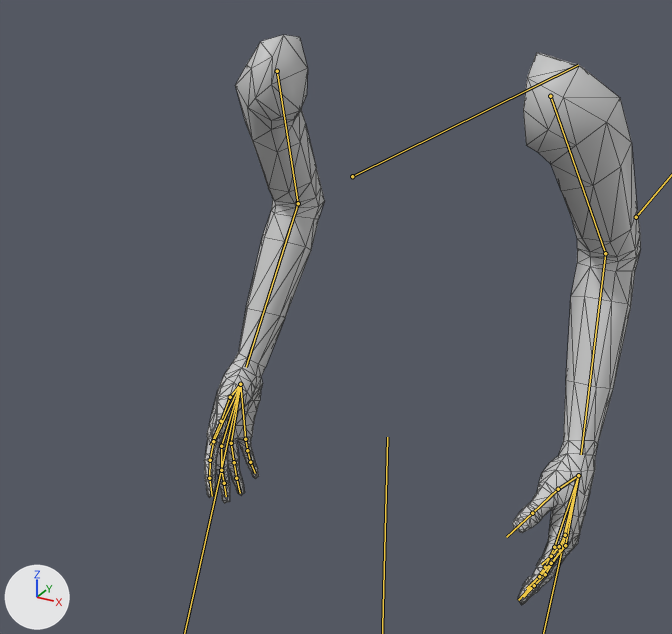
The glTF model assets/models/arms.glb: old version first, new version second.
The view is the same before and after, from a 50 mm camera at (0.452, -0.963, 1.638) aimed at (-0.013, -0.117, 1.215). Lighting does not change. The marker at lower left points along +X, +Y and +Z. The bones that bend it are drawn over the model as lines. Mesh edges are drawn as thin lines.
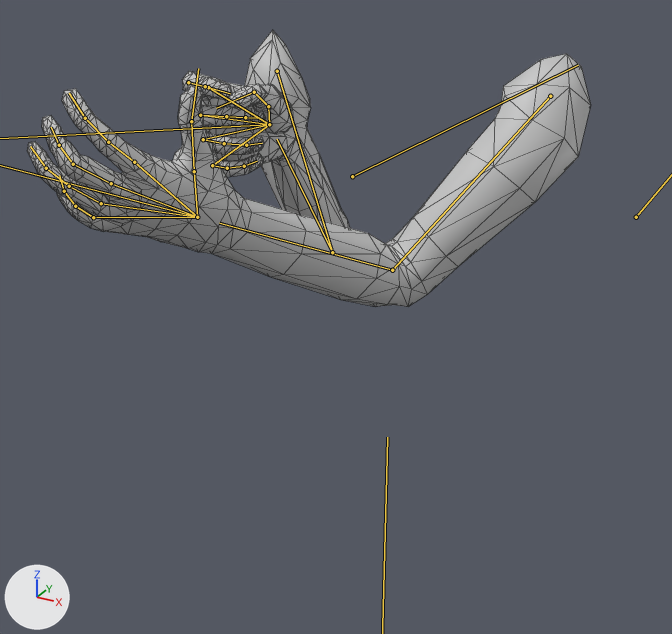
The newer file adds an action. The first version stands in its rest pose; the second is drawn at frame 5 of the action 'equip_shotgun'.

Boxes [x1, y1, x2, y2] around the edits, measured in the pictures (672 x 634 px):
'mesh.001', posed (29% wider, 51% shorter): before [204, 35, 641, 605]; after [27, 30, 591, 307]
bone 'upper_arm.L', root to tip: before (550, 96) to (605, 253); after (550, 96) to (392, 270)
bone 'lower_arm.L', root to tip: before (605, 253) to (581, 454); after (392, 270) to (219, 223)
bone 'upper_arm.R', root to tip: before (277, 71) to (298, 203); after (277, 71) to (332, 252)
bone 'lower_arm.R', root to tip: before (298, 203) to (246, 367); after (332, 252) to (277, 139)
bone 'thumb_01.L', root to tip: before (578, 475) to (558, 489); after (197, 217) to (194, 171)
bone 'thumb_02.L', root to tip: before (558, 489) to (532, 513); after (194, 171) to (191, 121)
bone 'index_03.L', root to tip: before (545, 567) to (532, 584); after (108, 142) to (85, 118)
bone 'index_04.L', root to tip: before (532, 584) to (518, 600); after (85, 118) to (69, 93)
bone 'middle_03.L', root to tip: before (545, 574) to (534, 585); after (73, 164) to (59, 145)
bone 'ring_04.L', root to tip: before (539, 576) to (526, 588); after (46, 168) to (30, 146)
bone 'pinky_02.L', root to tip: before (565, 535) to (559, 546); after (93, 217) to (75, 206)
bone 'pinky_04.L', root to tip: before (551, 556) to (541, 564); after (64, 191) to (59, 175)
bone 'thumb_01.R', root to tip: before (240, 384) to (230, 397); after (269, 124) to (268, 106)
bone 'thumb_03.R', root to tip: before (221, 421) to (210, 445); after (254, 92) to (216, 108)
bone 'index_03.R', root to tip: before (210, 460) to (209, 478); after (188, 82) to (205, 86)
bone 'index_04.R', root to tip: before (209, 478) to (212, 496); after (205, 86) to (230, 93)
bone 'middle_02.R', root to tip: before (221, 446) to (221, 470); after (200, 115) to (226, 116)
bone 'middle_03.R', root to tip: before (221, 470) to (224, 483); after (226, 116) to (245, 117)
bone 'middle_04.R', root to tip: before (224, 483) to (226, 496); after (245, 117) to (257, 118)
bone 'ring_02.R', root to tip: before (231, 443) to (234, 462); after (203, 139) to (224, 143)
bone 'ring_03.R', root to tip: before (234, 462) to (236, 478); after (224, 143) to (246, 145)
bone 'ring_04.R', root to tip: before (236, 478) to (240, 493); after (246, 145) to (262, 143)
bone 'pinky_02.R', root to tip: before (245, 439) to (247, 450); after (212, 165) to (227, 168)
bone 'pinky_03.R', root to tip: before (247, 450) to (250, 462); after (227, 168) to (244, 166)
bone 'pinky_04.R', root to tip: before (250, 462) to (255, 473); after (244, 166) to (257, 161)

The change in detail:
Bone 'upper_arm.L' (bone_upper_arm_l) turns from (0, 0, 0) to (-71, 28, 7) degrees about its own x, y and z.
Bone 'lower_arm.L' (bone_lower_arm_l) turns from (0, 0, 0) to (-3, 0, -17) degrees about its own x, y and z.
Bone 'upper_arm.R' (bone_upper_arm_r) turns from (0, 0, 0) to (-26, -28, -9) degrees about its own x, y and z.
Bone 'lower_arm.R' (bone_lower_arm_r) turns from (0, 0, 0) to (-10, 10, 85) degrees about its own x, y and z.
Bone 'hand.L' (bone_hand_l) moves from (0.0, 0.0, 0.0) to (-0.255, -0.181, -0.502).
Bone 'hand.L' (bone_hand_l) turns from (0, 0, 0) to (-74, 12, 47) degrees about its own x, y and z.
Bone 'thumb_01.L' (bone_thumb_01_l) turns from (0, 0, 0) to (-5, 0, -6) degrees about its own x, y and z.
Bone 'thumb_02.L' (bone_thumb_02_l) turns from (0, 0, 0) to (18, 0, 0) degrees about its own x, y and z.
Bone 'index_03.L' (bone_index_03_l) turns from (0, 0, 0) to (-6, 0, 0) degrees about its own x, y and z.
Bone 'index_04.L' (bone_index_04_l) turns from (0, 0, 0) to (-23, 0, 0) degrees about its own x, y and z.
Bone 'middle_03.L' (bone_middle_03_l) turns from (0, 0, 0) to (-35, 0, 0) degrees about its own x, y and z.
Bone 'ring_04.L' (bone_ring_04_l) turns from (0, 0, 0) to (-18, 0, 0) degrees about its own x, y and z.
Bone 'pinky_02.L' (bone_pinky_02_l) turns from (0, 0, 0) to (-25, 0, 0) degrees about its own x, y and z.
Bone 'pinky_04.L' (bone_pinky_04_l) turns from (0, 0, 0) to (-11, 0, 0) degrees about its own x, y and z.
Bone 'hand.R' (bone_hand_r) moves from (0.0, 0.0, 0.0) to (0.133, -0.31, -0.319).
Bone 'hand.R' (bone_hand_r) turns from (0, 0, 0) to (-67, 18, 10) degrees about its own x, y and z.
Bone 'thumb_01.R' (bone_thumb_01_r) turns from (0, 0, 0) to (-6, -25, 34) degrees about its own x, y and z.
Bone 'thumb_03.R' (bone_thumb_03_r) turns from (0, 0, 0) to (-50, 0, 0) degrees about its own x, y and z.
Bone 'index_03.R' (bone_index_03_r) turns from (0, 0, 0) to (-80, 0, 0) degrees about its own x, y and z.
Bone 'index_04.R' (bone_index_04_r) turns from (0, 0, 0) to (-37, 0, 0) degrees about its own x, y and z.
Bone 'middle_02.R' (bone_middle_02_r) turns from (0, 0, 0) to (-83, 7, 0) degrees about its own x, y and z.
Bone 'middle_03.R' (bone_middle_03_r) turns from (0, 0, 0) to (-38, 0, 0) degrees about its own x, y and z.
Bone 'middle_04.R' (bone_middle_04_r) turns from (0, 0, 0) to (-44, 0, 0) degrees about its own x, y and z.
Bone 'ring_02.R' (bone_ring_02_r) turns from (0, 0, 0) to (-76, 0, 0) degrees about its own x, y and z.
Bone 'ring_03.R' (bone_ring_03_r) turns from (0, 0, 0) to (-45, 0, 0) degrees about its own x, y and z.
Bone 'ring_04.R' (bone_ring_04_r) turns from (0, 0, 0) to (-32, 0, 0) degrees about its own x, y and z.
Bone 'pinky_02.R' (bone_pinky_02_r) turns from (0, 0, 0) to (-91, -3, 0) degrees about its own x, y and z.
Bone 'pinky_03.R' (bone_pinky_03_r) turns from (0, 0, 0) to (-25, 0, 0) degrees about its own x, y and z.
Bone 'pinky_04.R' (bone_pinky_04_r) turns from (0, 0, 0) to (-32, 0, 0) degrees about its own x, y and z.
